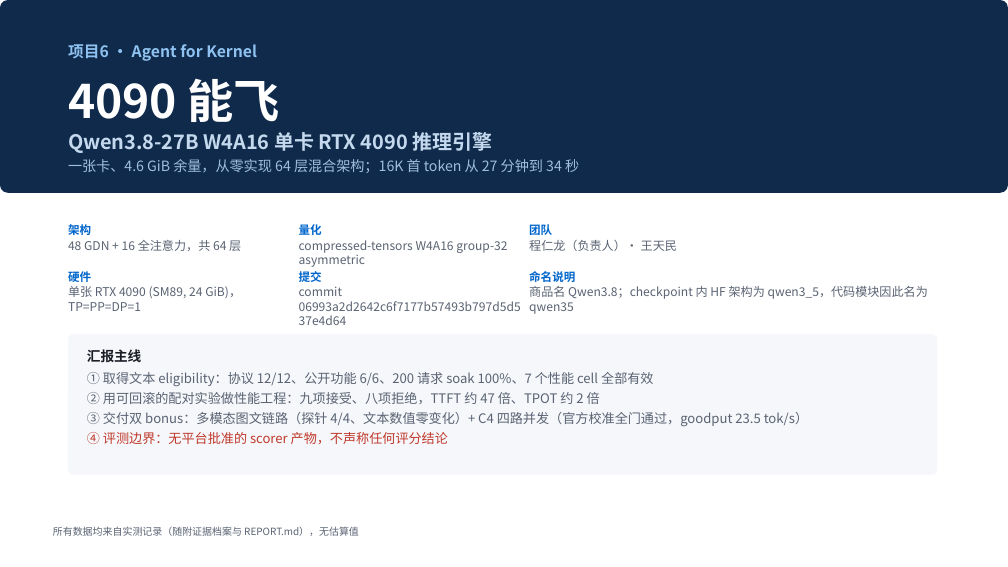
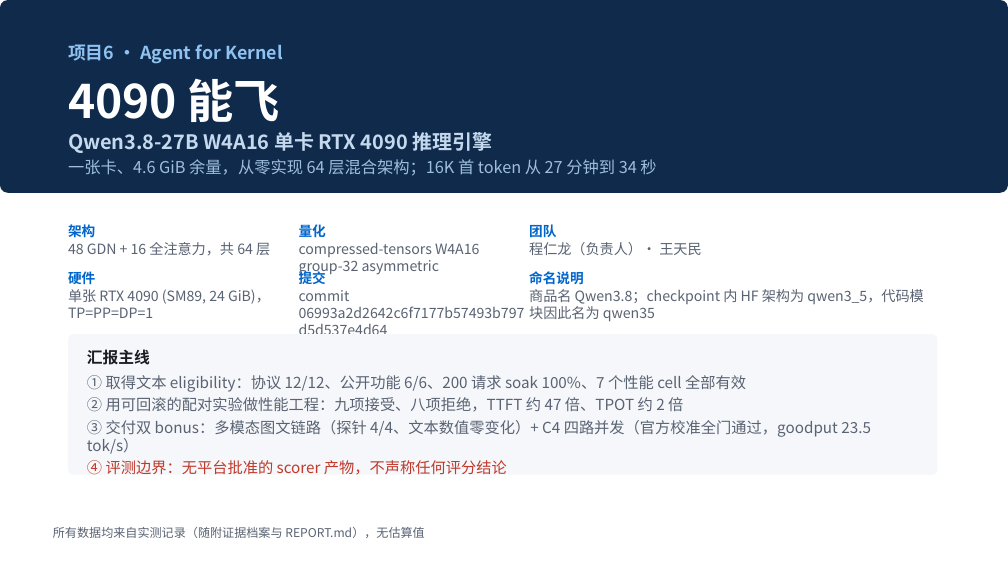
Before and after one commit to mygqdmmss/ApxInf, a slide deck: slide 1 of pdf/项目6_程仁龙_4090能飞_v1.pptx. Drawn at 1008x567 pixels with LibreOffice and Linux fonts; fonts in the diff are those of the drawing. Boxes give left, top, right and bottom in pixels: in the first picture for what was removed or moved away, otherwise in the second. Text is boxed around its words. In the diff, an @@ line names an element or a change of style, - is before the commit and + after.

```diff
--- a/pdf/项目6_程仁龙_4090能飞_v1.pptx
+++ b/pdf/项目6_程仁龙_4090能飞_v1.pptx
@@ text "项目6 · Agent for Kernel" at bbox=[68, 44, 283, 64]: size 15 to 17 pt @@
@@ text "一张卡、4.6 GiB 余量，从零实现 64 层混合架构；16K ..." at bbox=[68, 159, 656, 176]: size 13.5 to 15.5 pt @@
@@ text "架构" at bbox=[68, 223, 270, 256]: size 11 to 13 pt in "架构"; size 11.5 to 13.5 pt in "48 GDN + 16 全注意力，共 64 层" @@
@@ text "量化" at bbox=[299, 224, 479, 276]: size 11 to 13 pt in "量化"; size 11.5 to 13.5 pt @@
@@ text "团队" at bbox=[529, 224, 701, 255]: size 11 to 13 pt in "团队"; size 11.5 to 13.5 pt in "程仁龙（负责人）· 王天民" @@
@@ text "硬件" at bbox=[68, 271, 270, 318]: size 11 to 13 pt in "硬件"; size 11.5 to 13.5 pt @@
@@ text "提交" at bbox=[299, 270, 350, 301]: size 11 to 13 pt in "提交"; size 11.5 to 13.5 pt @@
@@ text "命名说明" at bbox=[529, 271, 923, 321]: size 11 to 13 pt in "命名说明"; size 11.5 to 13.5 pt @@
@@ text "汇报主线" at bbox=[87, 349, 871, 475]: size 13 to 15 pt in "汇报主线"; size 12.5 to 14.5 pt @@
@@ text "所有数据均来自实测记录（随附证据档案与 REPORT.md），无估算值" at bbox=[53, 527, 424, 538]: size 9.5 to 11.5 pt @@
```
Also in this commit, not shown: 14 other slides changed, 3 other files.
